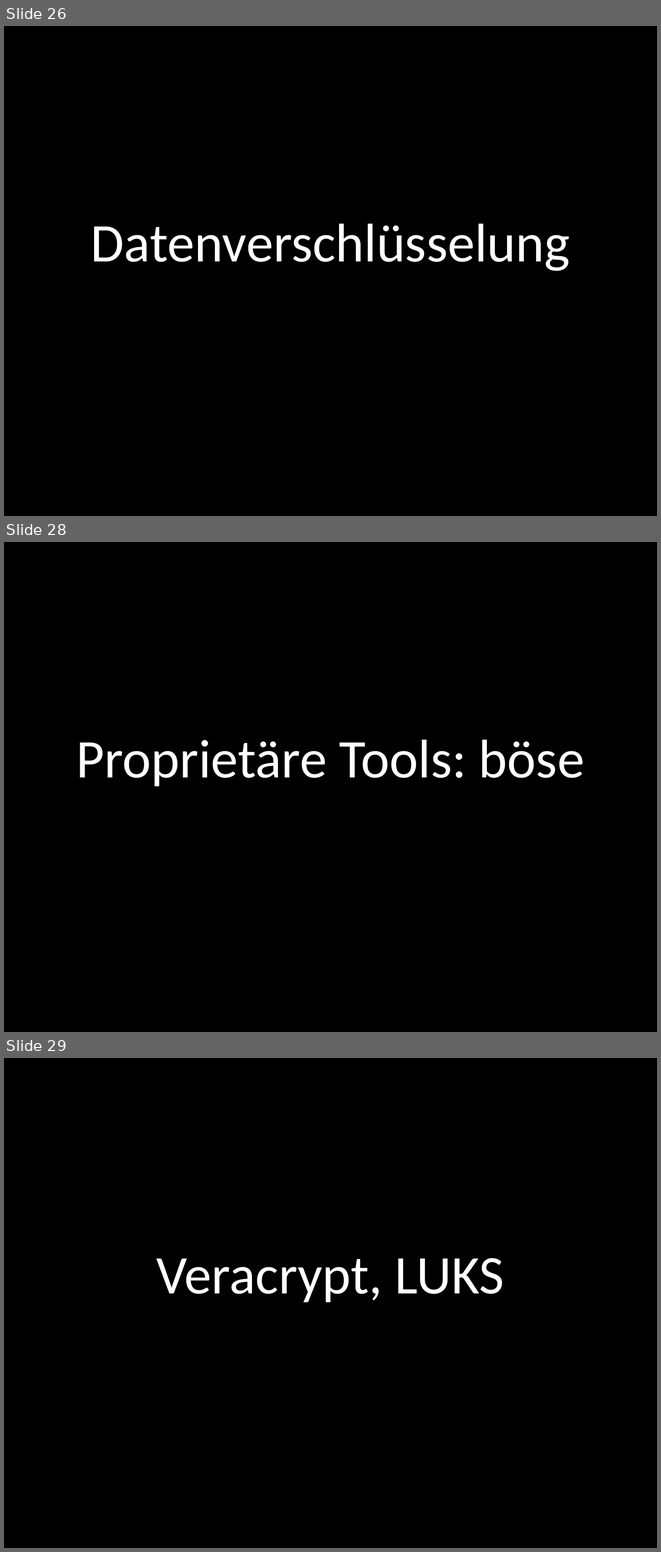
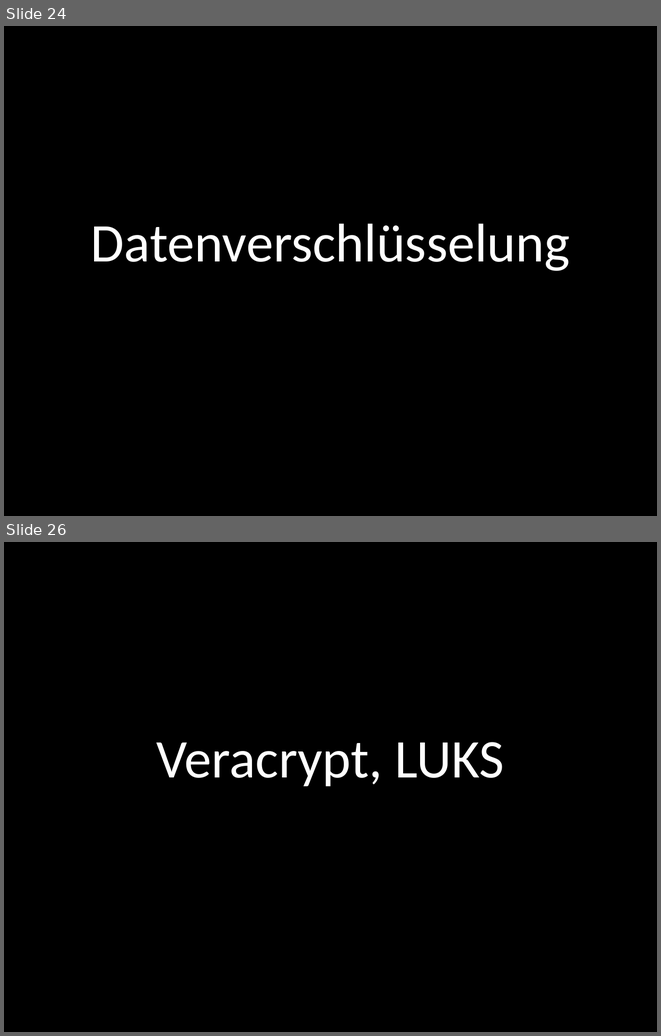
Before and after one commit to flipdot/cryptoparty, a slide deck: cryptoparty.odp. Shown one above the other, each under a label of ours: slides 26, 28 and 29 before the commit, slides 24 and 26 after it; the slides between them are not shown. The pictures are 661x1552 and 661x1036 pixels, drawn with LibreOffice and Linux fonts; fonts in the diff are those of the drawing. Boxes give left, top, right and bottom in pixels: in the first picture for what was removed or moved away, otherwise in the second. Text is boxed around its words. In the diff, an @@ line names an element or a change of style, - is before the commit and + after.

```diff
--- a/cryptoparty.odp
+++ b/cryptoparty.odp
@@ slide 28 removed at (4,542,657,1032), background #000000 @@
@@ title removed at (76,739,584,786) @@
-Proprietäre Tools: böse
@@ what was slide 26 is now slide 24 @@
@@ what was slide 29 is now slide 26 @@
```
Also in this commit, not shown: 1 slide changed, 1 slide added, 3 other slides removed, 2 other files.
